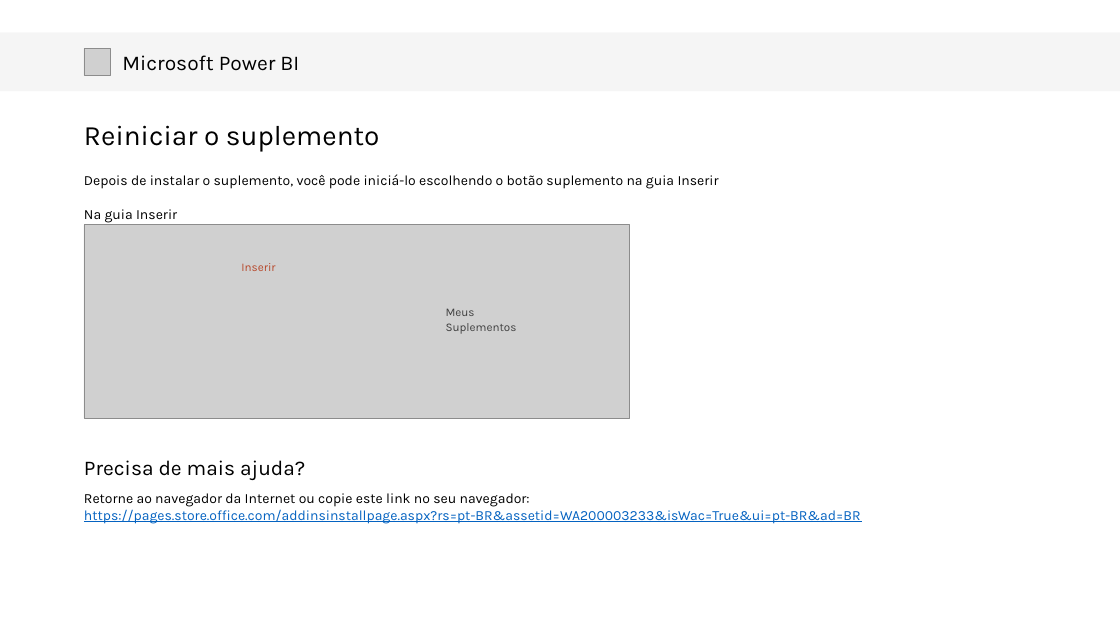
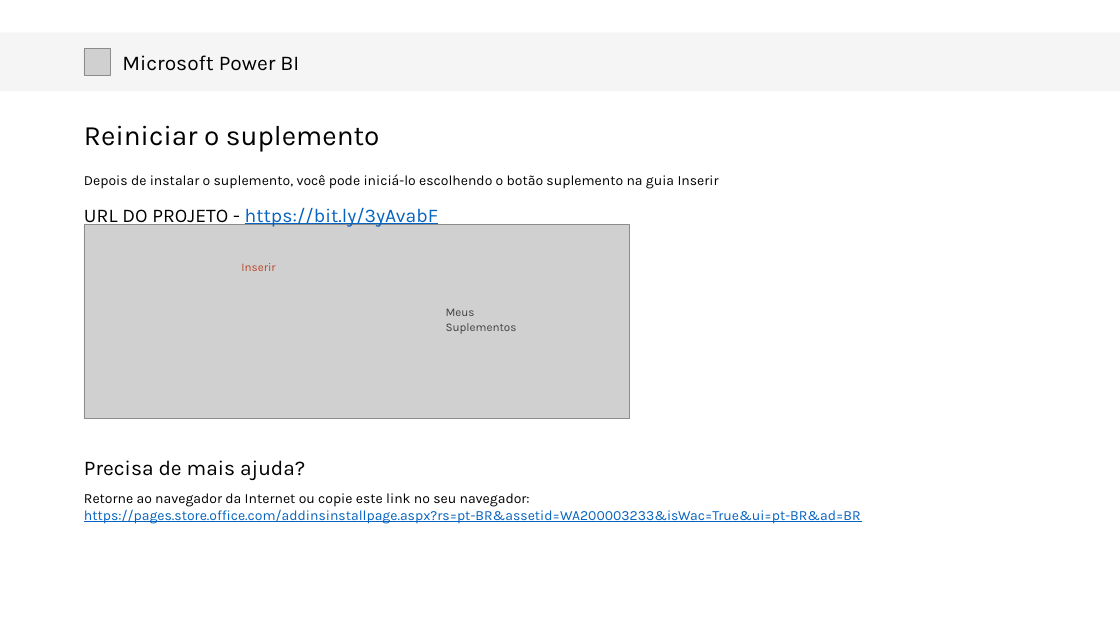
Before and after one commit to AlcazarGabriel/Projetos, a slide deck: slide 2 of ProjetoPosto.pptx. Drawn at 1120x630 pixels with LibreOffice and Linux fonts; fonts in the diff are those of the drawing; grey boxes stand for pictures. Boxes give left, top, right and bottom in pixels: in the first picture for what was removed or moved away, otherwise in the second. Text is boxed around its words. In the diff, an @@ line names an element or a change of style, - is before the commit and + after.

Commit message:
Add files via upload
Meu primeiro passo da minha jornada no desenvolvimento de dashboards com Power BI. Este projeto foi criado com muito esforço e dedicação, visando [tema do projeto, como "analisar a evolução dos preços médios dos combustíveis de 2004 a 2024"].
Destaques do Dashboard:
 - Análise Longitudinal: Visualize as tendências e mudanças ao longo de duas décadas.
 - Interatividade: Utilize filtros personalizáveis para explorar os dados de acordo com suas necessidades específicas.
 - Design Focado no Usuário: Gráficos claros e intuitivos, pensados para facilitar a tomada de decisões informadas.

```diff
--- a/ProjetoPosto.pptx
+++ b/ProjetoPosto.pptx
@@ text at (84,207,438,227): text changed; size 12 to 16.6 pt; text colour #000000 to #0563C1 @@
-Na guia Inserir
+URL DO PROJETO - https://bit.ly/3yAvabF
```
